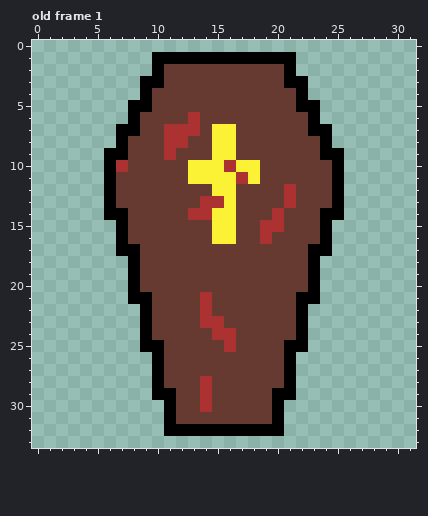
A pixel-art file gets an edit: ShefJam2Project/Assets/Sprites/spr_vampire.ase. Above is the file before it was changed.
32x34 pixels, 4 frames. Shown: old frame 1. The commit also changed other frames, which this record leaves out.
Now the later version:
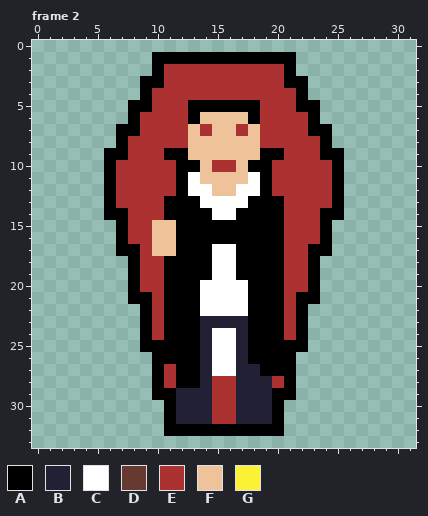
Palette (. is transparent): A #000000  B #222034  C #ffffff  D #663931  E #ac3232  F #eec39a  G #fbf236
A new or re-ordered frame is compared with the old frame closest to it.
The author wrote: Vampire sprite has opening animations
From old to new:
frames 4 -> 6
Changed rows in their new state; - is an unchanged pixel.
Frame 2 is new; against old frame 1:
first column x 7:
 2 ----EEEEEEEEEE----
 3 ----EEEEEEEEEE----
 4 ---EEEEEEEEEEEE---
 5 ---EEEAAAAAAEEE---
 6 --EEEEAFFFFAEEEE--
 7 --EE--FEFFEFEEEE--
 8 -EEE--FFFFFFEEEEE-
 9 -EEEAAFFFFFFAAEEE-
10 -EEEEAAFE-FAAEEEEE
11 EEEEEACFFFFCAEEEEE
12 EEEEEACCFFCCAE-EEE
13 EEEEAAACCCCAAA-EEE
14 -EEEAAAACCAAAAEEE-
15 -EEFFAAAAAAAAAEEE-
16 -EEFFAAAAAAAAAEEE-
17 --EFFAAACCAAAAEE--
18 --EEAAAACCAAAAEE--
19 --EEAAAACCAAAAEE--
20 --EEAAACCCCAAAEE--
21 ---EAAACCCCAAAE---
22 ---EAAACCCCAAAE---
23 ---EAAABBBBAAAE---
24 ---EAAABCCBAAAE---
25 ----AAABCCBAAA----
26 ----AAABCCBAAA----
27 ----EAABCCBBAA----
28 ----EAABEEBBBE----
29 -----BBBEEBBB-----
30 -----BBBEEBBB-----
31 -----BBBEEBBB-----
Where, in picture pixels (left, top, right, bottom), the same in both pictures:
changed: (116, 64, 332, 424)
